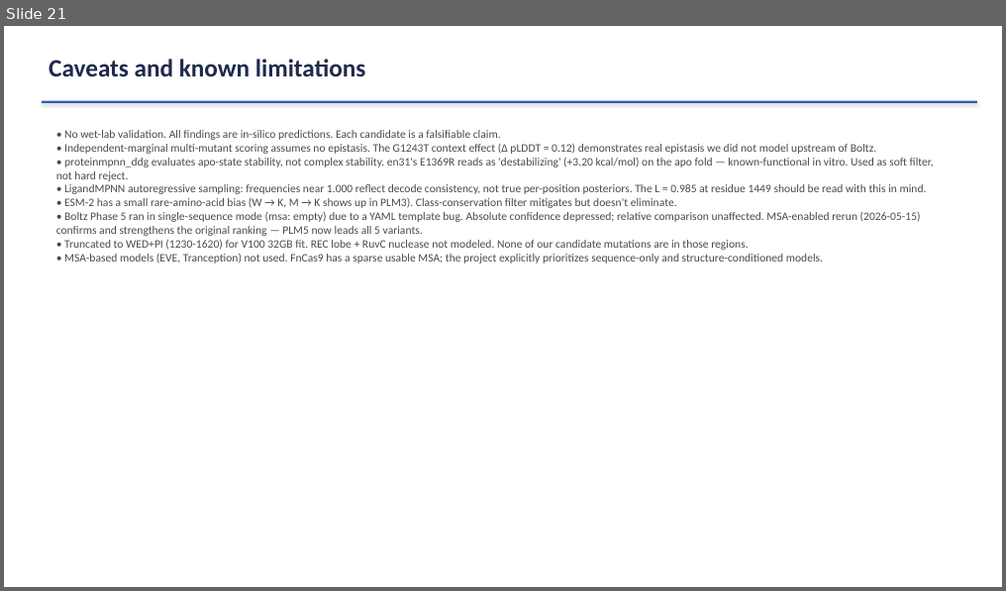
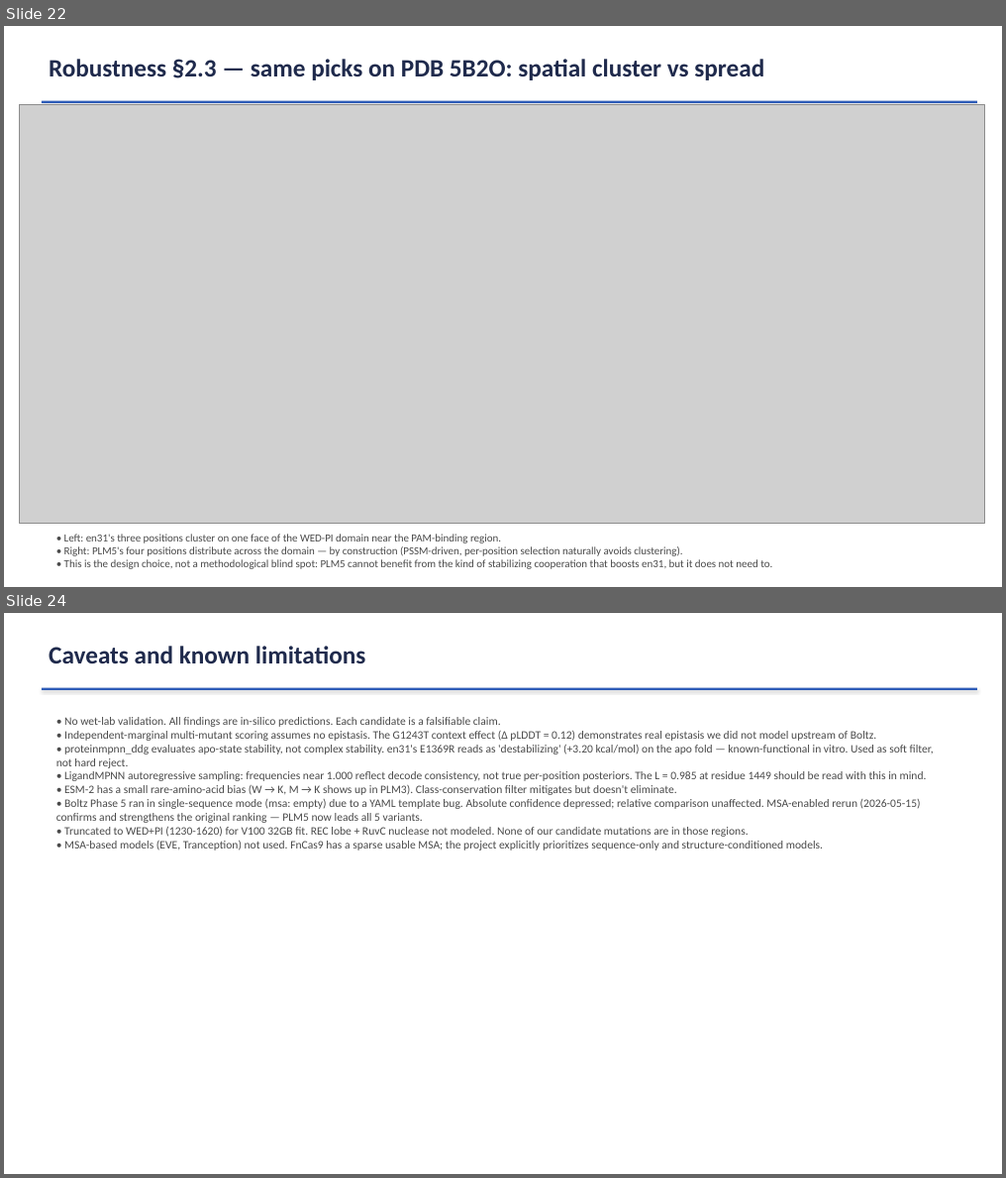
Before and after one commit to visvikbharti/protein-language-model-exploration, a slide deck: docs/presentation/FnCas9_PLM_Redesign.pptx. Shown one above the other, each under a label of ours: slide 21 before the commit, slides 22 and 24 after it; the slides between them are not shown. The pictures are 1006x591 and 1006x1178 pixels, drawn with LibreOffice and Linux fonts; fonts in the diff are those of the drawing; grey boxes stand for pictures. Boxes give left, top, right and bottom in pixels: in the first picture for what was removed or moved away, otherwise in the second. Text is boxed around its words. In the diff, an @@ line names an element or a change of style, - is before the commit and + after.

```diff
--- a/docs/presentation/FnCas9_PLM_Redesign.pptx
+++ b/docs/presentation/FnCas9_PLM_Redesign.pptx
@@ slide 22 added at box(4, 26, 1002, 587), background #FFFFFF @@
@@ text added at box(49, 59, 764, 80), 24 pt, text #1F2A4C, bold @@
+Robustness §2.3 — same picks on PDB 5B2O: spatial cluster vs spread
@@ picture added at box(19, 104, 985, 524) @@
@@ rectangle added at box(42, 101, 977, 103), fill #2E5CB8 @@
@@ text added at box(64, 534, 772, 570), 10.5 pt, text #4A4A4A @@
+• Left: en31's three positions cluster on one face of the WED-PI domain near the PAM-binding region.
+• Right: PLM5's four positions distribute across the domain — by construction (PSSM-driven, per-position selection naturally avoids clustering).
+• This is the design choice, not a methodological blind spot: PLM5 cannot benefit from the kind of stabilizing cooperation that boosts en31, but it does not need to.
@@ what was slide 21 is now slide 24 @@
```
Also in this commit, not shown: 3 slides changed, 3 other slides added, 1 slide removed, 17 other files.
